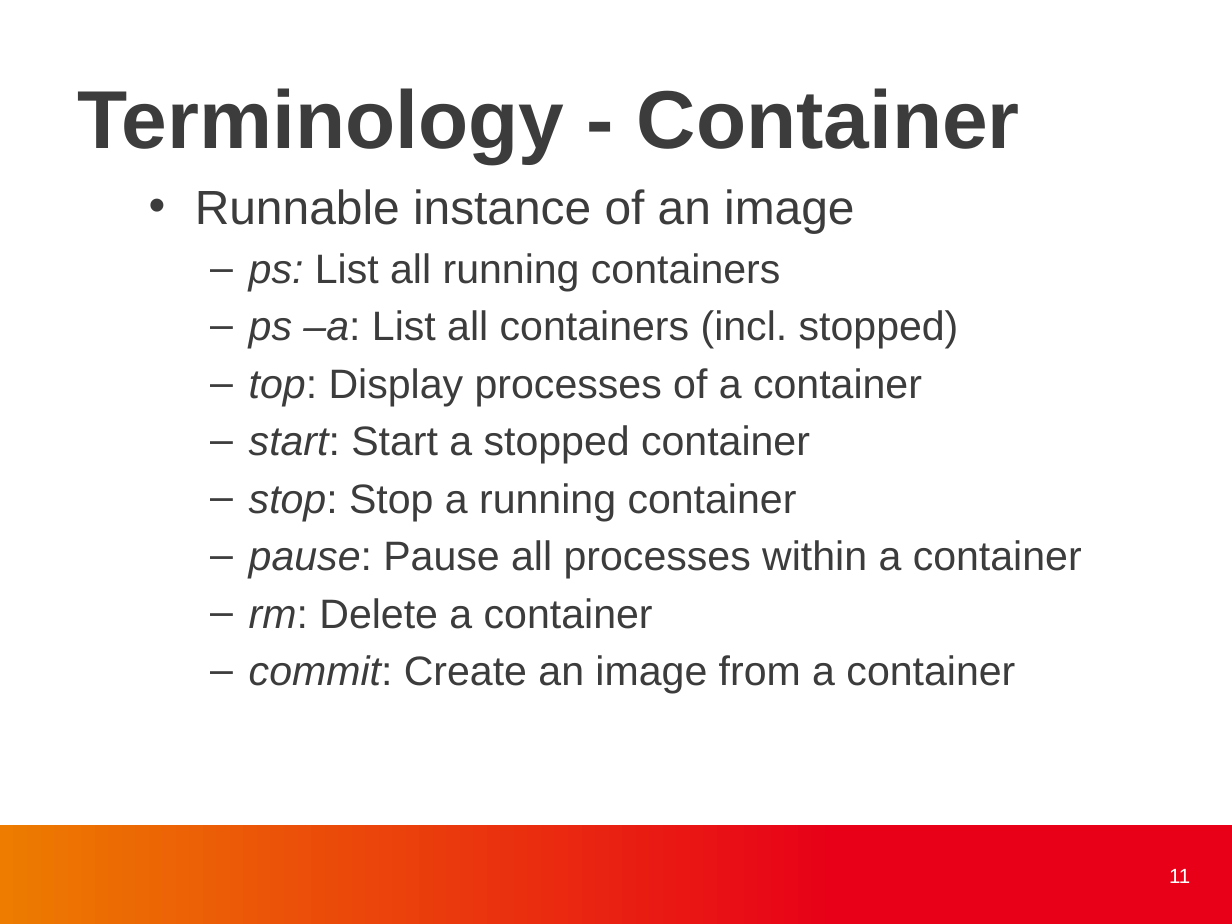
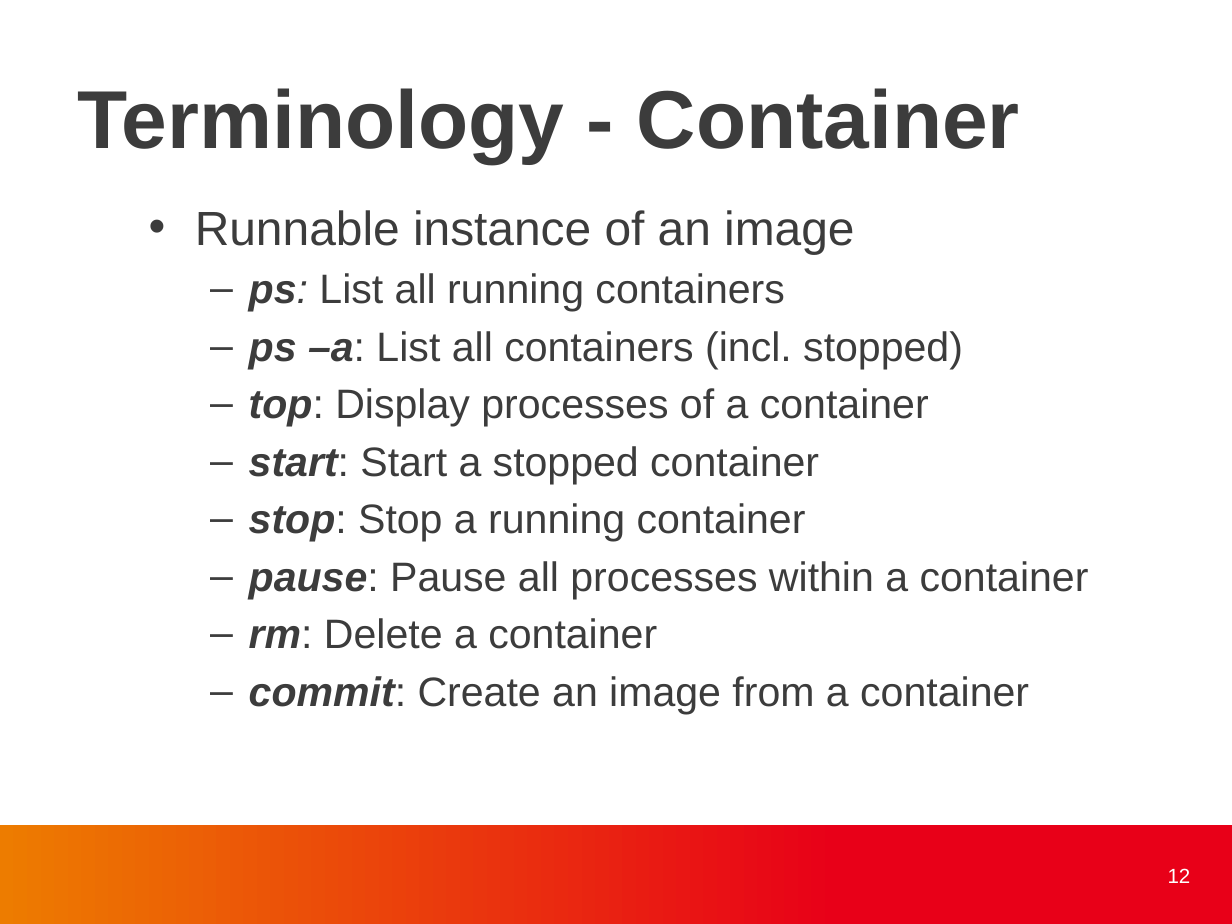
Before and after one commit to finneon/docker, a slide deck: slide 12 of docker_present.pptx (slide 11 before the commit). Drawn at 1232x924 pixels with LibreOffice and Linux fonts; fonts in the diff are those of the drawing; background and template pictures are left out. Boxes give left, top, right and bottom in pixels: in the first picture for what was removed or moved away, otherwise in the second. Text is boxed around its words. In the diff, an @@ line names an element or a change of style, - is before the commit and + after.

```diff
--- a/docker_present.pptx
+++ b/docker_present.pptx
@@ text "Runnable instance of an image": place and size @@
-text "Runnable instance of an image" at (195, 189, 1082, 694)
+text "Runnable instance of an image" at (195, 210, 1089, 714)
@@ text at (249, 273, 1089, 714): bold on in "ps:", "ps –a:", "top:", "start:" and 4 more places @@
@@ page number at (1168, 868, 1191, 883): text changed @@
-11
+12
```
Also in this commit, not shown: 4 other slides changed, 2 slides added, 2 other files.
